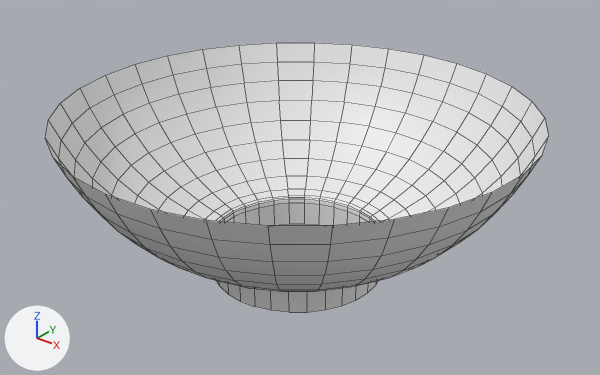
What one commit did to the OBJ model PadForge.App/3DModels/DualSense/Midnight/RightStickClick.obj.
One viewpoint serves both versions: a 50 mm lens placed at (49.6, -29.8, -3.6), pointed at (25.6, 0.3, -22.2). The axes (+X, +Y, +Z) are drawn at lower left. The lights are the same throughout. The older version comes first. Mesh edges are drawn as thin lines. Where no turn or scale is listed for an object, it has been applied to the vertices.

The first picture shows 'RightStickClick'.
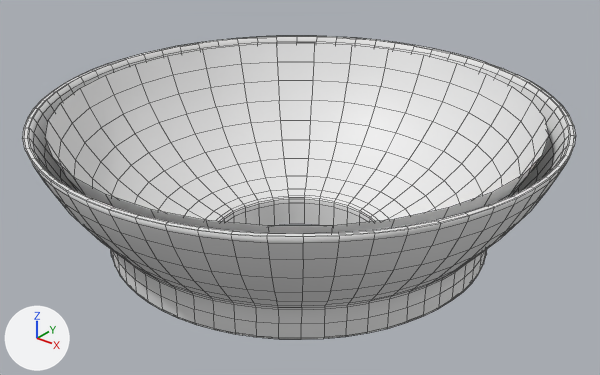
Location of each change, (x1, y1, x2, y2) in pixels of the pictures (600 x 375 px):
'RightStickClick', reshaped (10% wider, 13% taller)
    before: (45, 43, 549, 312)
    after: (22, 36, 575, 339)
part 1 of me_rightstickclick, added
    after: (22, 36, 575, 339)

Patch to the scene script:
```diff
--- a/PadForge.App/3DModels/DualSense/Midnight/RightStickClick.obj.py
+++ b/PadForge.App/3DModels/DualSense/Midnight/RightStickClick.obj.py
@@ me_rightstickclick @@
 # used by ob_rightstickclick; location = (0.0, 0.0, 0.0)
-me_rightstickclick.from_pydata(...)  # 448 vertices, 416 faces; spans x 13.7..37.4, y -11.8..12.0, z -26.7..-18.0
+me_rightstickclick.from_pydata(...)  # 2496 vertices, 2464 faces; spans x 12.6..38.5, y -12.7..13.2, z -26.7..-17.9
+# me_rightstickclick part 1: a new loose piece of 2048 vertices spanning x 12.6..38.5, y -12.7..13.2, z -24.7..-17.9
```
